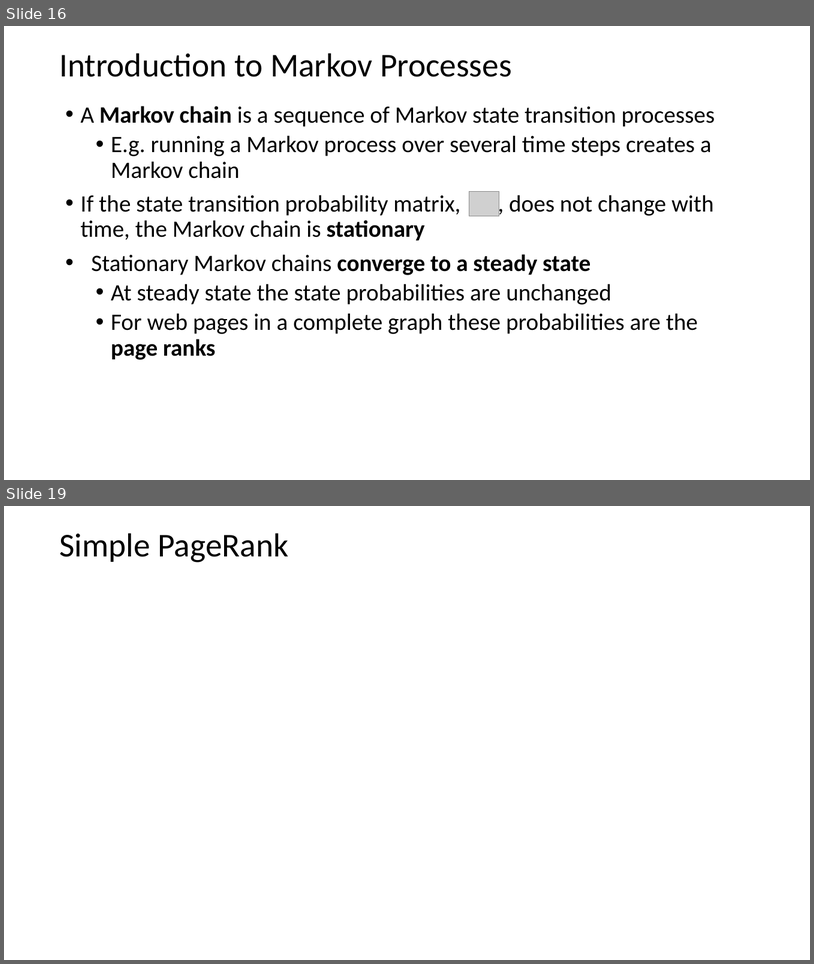
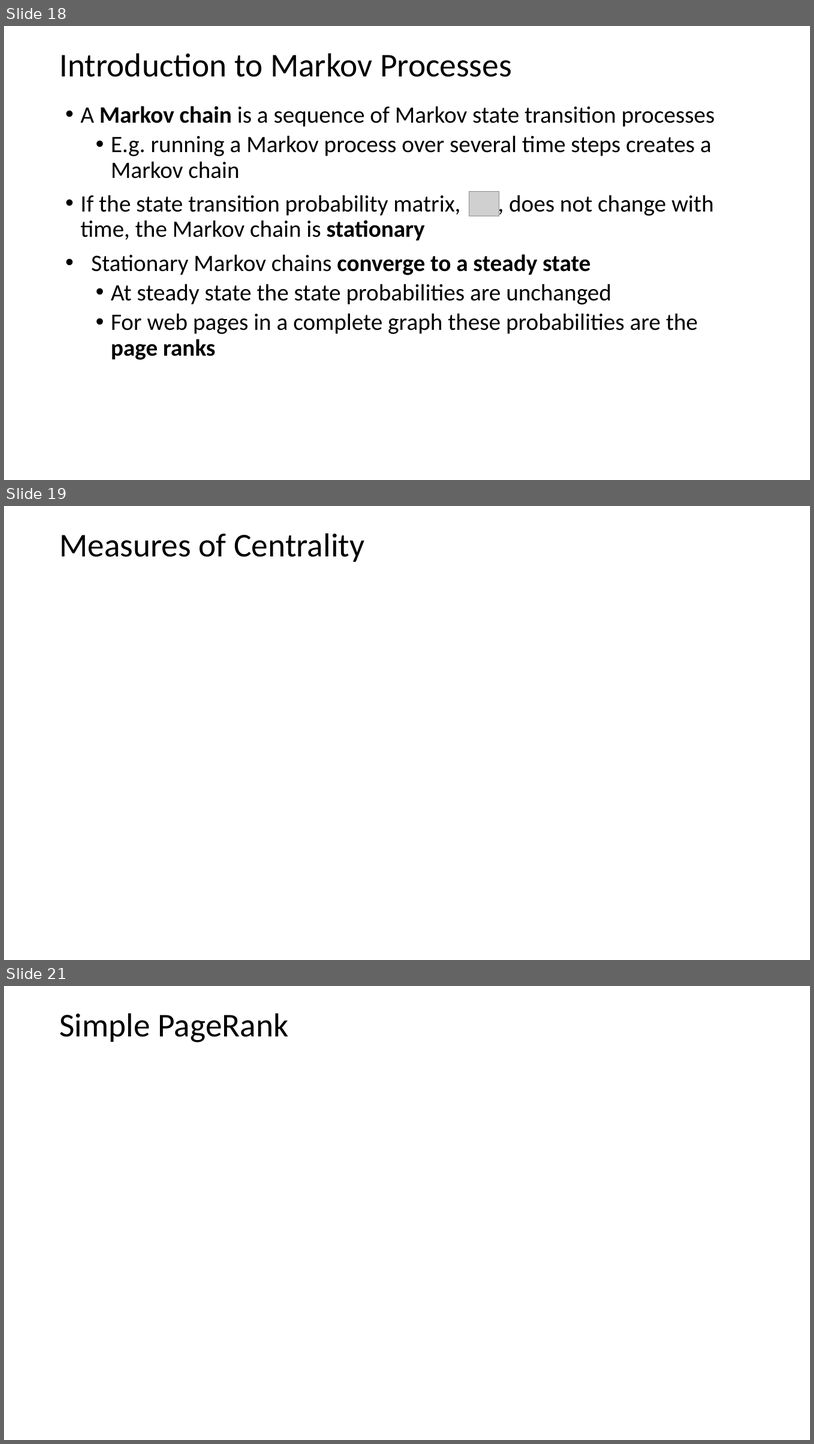
Before and after one commit to StephenElston/CSCI-E-108, a slide deck: slides/5_WebSearching.pptx. Shown one above the other, each under a label of ours: slides 16 and 19 before the commit, slides 18, 19 and 21 after it; the slides between them are not shown. The pictures are 814x964 and 814x1444 pixels, drawn with LibreOffice and Linux fonts; fonts in the diff are those of the drawing; grey boxes stand for pictures. Boxes give left, top, right and bottom in pixels: in the first picture for what was removed or moved away, otherwise in the second. Text is boxed around its words. In the diff, an @@ line names an element or a change of style, - is before the commit and + after.

```diff
--- a/slides/5_WebSearching.pptx
+++ b/slides/5_WebSearching.pptx
@@ slide 19 added at (4,506,810,960), background #FFFFFF @@
@@ title added at (59,533,365,562), 39.6 pt, text #000000 @@
+Measures of Centrality
@@ what was slide 16 is now slide 18 @@
@@ what was slide 19 is now slide 21 @@
```
Also in this commit, not shown: 2 slides changed, 7 other slides added, 1 slide removed.
